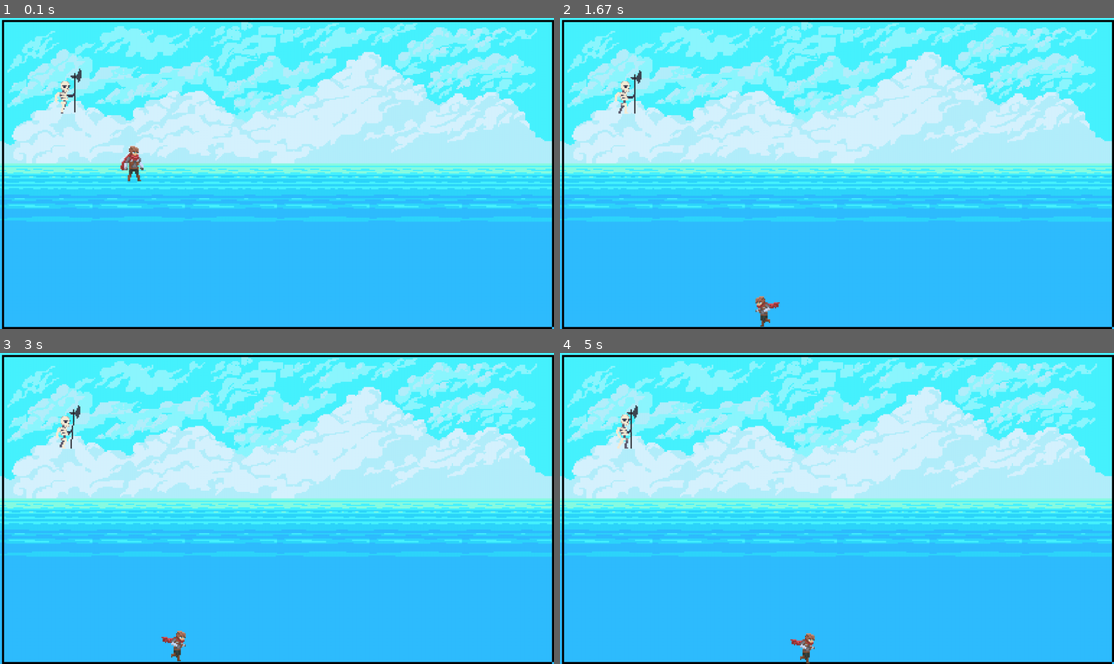
Above: before the commit, frames 1-4 (two rows, left to right).
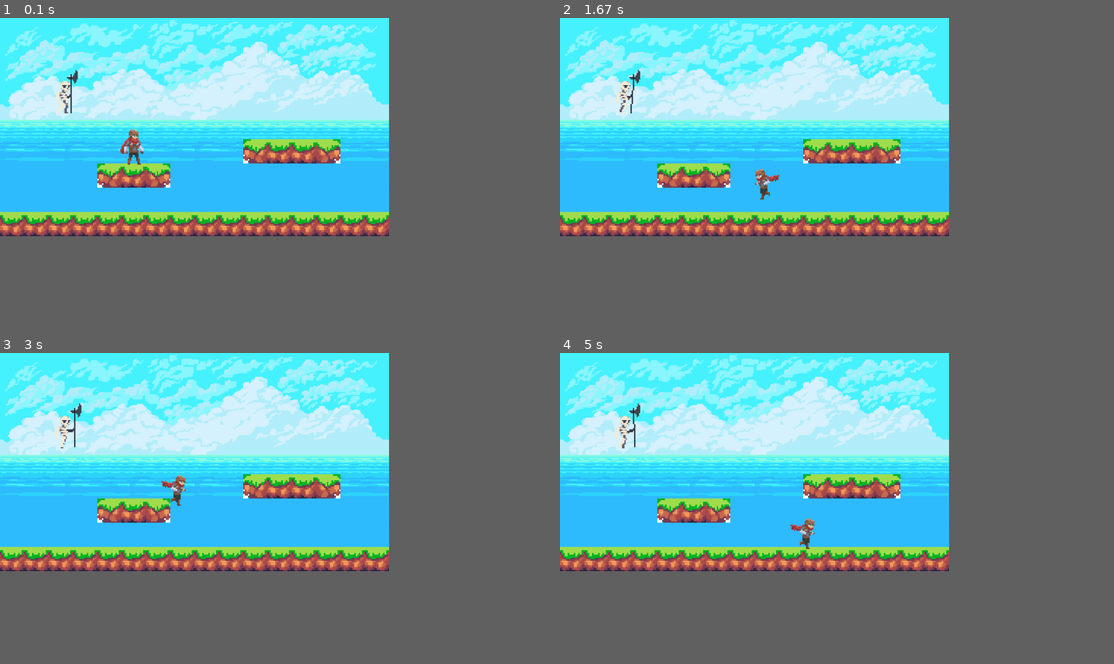
Above: after the commit, the same moments.

Repository: NAD777/Game-pygame
Game: pygame game, started from game.py
The game is run twice, just before and just after one commit, with the same random seed, the same clock (stepped at 60 frames per second) and the same inputs.
Inputs:
- Up to frame 1 (0.1 s): no input
- Up to frame 2 (1.67 s): hold Right 0.33-0.8 s; hold Right 0.83-1.3 s; tap Space at 0.9, 1.2, 1.4 s; hold Left from 1.33 s (still down)
- Up to frame 3 (3 s): tap Space at 1.7, 1.97, 2.3, 2.6, 2.73 s; release Left at 1.87 s; hold Down 1.9-2.2 s; hold Left 2.23-2.63 s; hold Right from 2.67 s (still down)
- Up to frame 4 (5 s): tap Space at 3.03, 3.4, 3.8, 4.1, 4.3, 4.6, 4.8 s; release Right at 3.3 s; hold Down 3.33-3.7 s; hold Left 3.73-4.2 s; hold Right 4.23-4.7 s; hold Right from 4.73 s (still down)
The window is 900x506 before the commit and 632x355 after it. Grey fills any space a smaller window leaves; there, only what the larger window draws over its background counts as a difference.

The runs differ from the first frame. In frame 1, 57% of the frame differs, in the area x 0-100%, y 0-100%; in frame 2, 57%; in frame 3, 57%; in frame 4, 58%.

Commit message:
Add load level, platforms logic

Diff:
--- a/cfg.json
+++ b/cfg.json
@@ -1,4 +1,4 @@
 {
     "fps": "60",
-    "resolution": "1366;768"
+    "resolution": "960;540"
 }
--- a/data/map.txt
+++ b/data/map.txt
@@ -1,9 +1,9 @@
-****************
-****************
-****************
-****************
-****************
-**********####**
-****###*********
-*@******###*****
-****************
+................
+................
+................
+................
+................
+..........lmmr..
+....lmr.........
+.@......###.....
+mmmmmmmmmmmmmmmm
--- a/game.py
+++ b/game.py
@@ -1,6 +1,7 @@
 import pygame as pg
 import json
 import os
+from math import ceil
 
 
 horizontal_borders = pg.sprite.Group()
@@ -60,21 +61,6 @@
 UPPER = 1
 RIGHTER = 2
 DOWNER = 3
-
-
-def where_collide(cls, dif):
-    arr = [0, 0, 0, 0]
-    for el in dif:
-        if el.rect.x + el.rect.width >= cls.rect.x >= el.rect.x and (el.rect.y <= cls.rect.y <= el.rect.y + el.rect.height):
-            arr[0] = 1
-        if el.rect.x + el.rect.width >= cls.rect.x + cls.rect.width >= el.rect.x and (el.rect.y <= cls.rect.y <= el.rect.y + el.rect.height):
-            arr[2] = 1
-        if el.rect.y + el.rect.height >= cls.rect.y + cls.rect.height >= el.rect.y and (el.rect.x <= cls.rect.x <= el.rect.x + el.rect.width):
-            arr[3] = 1
-        if el.rect.y + el.rect.height >= cls.rect.y >= el.rect.y and (el.rect.x <= cls.rect.x <= el.rect.x + el.rect.width):
-            arr[1] = 1
-    return arr
-
 
 k = int(WIDTH / 960)
 # player_image = trans(load_image('adventurer-run-00.png'), k * 50, k * 37, 1, 0)
@@ -97,15 +83,26 @@
         self.mask = pg.mask.from_surface(self.image)
 
 
-tile_images = {'wall': load_image('box.png'), 'empty': load_image('grass.png')}
-platform_images = {'left': "platform1.png", 'mid': "platform2.png", "right": "platform3.png"}
+width_platform = ceil(WIDTH // 16)
+height_platform = ceil(HEIGHT // 9)
+
+tile_images = {
+    'box': trans(load_image('box.png'), width_platform, height_platform, 0, 0),
+    'grass': trans(load_image('box.png'), width_platform, height_platform, 0, 0)
+}
+platform_images = {
+    'l': trans(load_image('platform1.png'), width_platform, height_platform, 0, 0),
+    'm': trans(load_image('platform2.png'), width_platform, height_platform, 0, 0),
+    "r": trans(load_image('platform3.png'), width_platform, height_platform, 0, 0)
+}
 
 
 class Platform(pg.sprite.Sprite):
     def __init__(self, tile_type, pos_x, pos_y):
         super().__init__(platforms_group, all_sprites)
-        self.image = tile_images[tile_type]
-        self.rect = self.image.get_rect().move(tile_width * pos_x, tile_height * pos_y)
+        self.image = platform_images[tile_type]
+        self.rect = self.image.get_rect().move(width_platform * pos_x, height_platform * pos_y)
+        self.mask = pg.mask.from_surface(self.image)
 
 
 class Skelet(pg.sprite.Sprite):
@@ -120,6 +117,7 @@
         self.image = self.frames[self.cur_frame]
         self.rect = self.image.get_rect().move(tile_width * x + 15, tile_height * y + 5)
         self.mask = pg.mask.from_surface(self.image)
+        self.iteration = 0
 
     def cut_sheet(self, sheet, columns, rows):
         self.rect = pg.Rect(0, 0, sheet.get_width() // columns, sheet.get_height() // rows)
@@ -130,8 +128,10 @@
                     frame_location, self.rect.size)))
 
     def update(self):
-        self.cur_frame = (self.cur_frame + 1) % len(self.frames)
-        self.image = self.frames[self.cur_frame]
+        if self.iteration % 10 == 0:
+            self.cur_frame = (self.cur_frame + 1) % len(self.frames)
+            self.image = self.frames[self.cur_frame]
+        self.iteration = (self.iteration + 1) % 40
 
 
 class Player(pg.sprite.Sprite):
@@ -228,10 +228,9 @@
 
     def update(self, *args):
         self.iteration = (self.iteration + 1) % 40
-        print(where_collide(self, pg.sprite.spritecollide(self, enemy_group, False, pg.sprite.collide_mask)))
-
         # ref
-        collide = pg.sprite.spritecollide(self, border_group, False)
+        collide = pg.sprite.spritecollide(self, platforms_group, False, pg.sprite.collide_mask)
+        print(collide)
         # print(collide)
         # for el in collide:
             # print(el.rect.x, el.rect.y, el.rect.x + el.rect.width, el.rect.y + el.rect.height, 'our:', self.rect.x, self.rect.y)
@@ -303,6 +302,30 @@
         self.running = True
         self.start()
 
+    def load_level(self, filename):
+        filename = "data/" + filename
+        # читаем уровень, убирая символы перевода строки
+        with open(filename, 'r') as mapFile:
+            level_map = [line.strip() for line in mapFile]
+
+        # и подсчитываем максимальную длину
+        self.max_width = max(map(len, level_map))
+
+        # дополняем каждую строку пустыми клетками ('.')
+        return list(map(lambda x: x.ljust(self.max_width, '.'), level_map))
+
+    def generate_level(self, level):
+        # new_player, x, y = None, None, None
+        for y in range(len(level)):
+            for x in range(len(level[y])):
+                if level[y][x] in ['l', 'm', 'r']:
+                    Platform(level[y][x], x, y)
+                # elif level[y][x] == '@':
+                #     Tile('empty', x, y)
+                #     new_player = Player(x, y)
+    # вернем игрока, а также размер поля в клетках
+        # return new_player, x, y
+
     def start_screen(self):
         intro_text = ["ЗАСТАВКА", "",
                     "Нажмите кнопку мыши для начала!"]
@@ -334,19 +357,14 @@
         exit()
 
     def start(self):
-        Border(5, 5, WIDTH - 5, 5)
-        Border(5, HEIGHT - 5, WIDTH - 5, HEIGHT - 5)
-        Border(5, 5, 5, HEIGHT)
-        Border(WIDTH - 5, 5, WIDTH - 5, HEIGHT - 5)
-
+        # self.start_screen()
         self.game()
-        # self.start_screen()
 
     def game(self):
 
         back_ground = trans(load_image("back.png"), WIDTH, HEIGHT, 0, 0)
         screen.blit(back_ground, (0, 0))
-
+        self.generate_level(self.load_level("map.txt"))
         enemy = Skelet(2, 2)
         self.player = Player(4, 4)
         while self.running:
